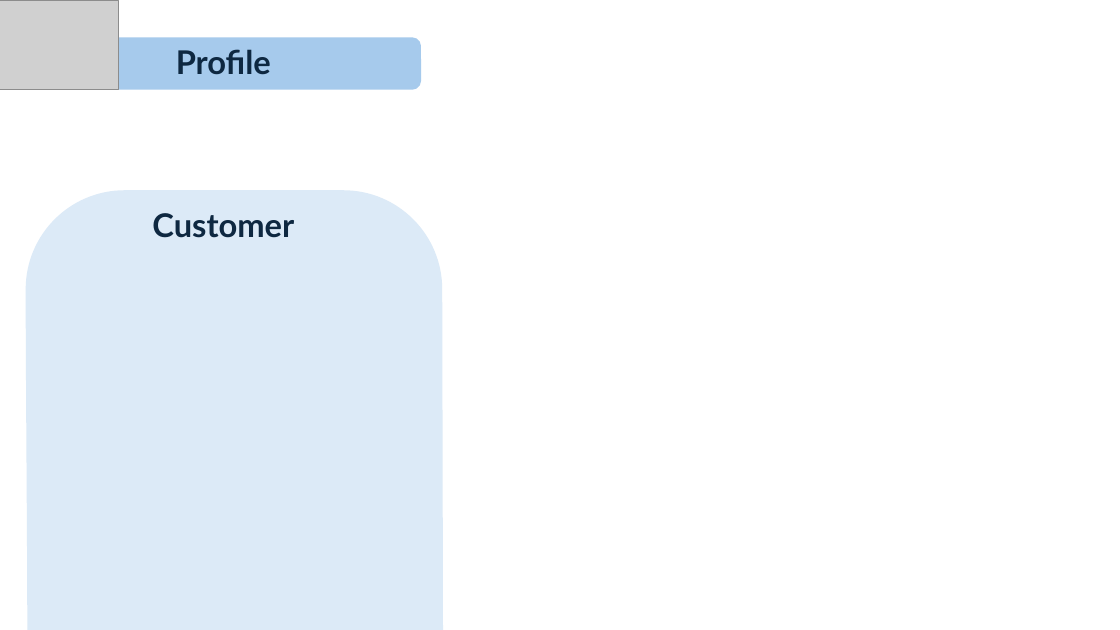
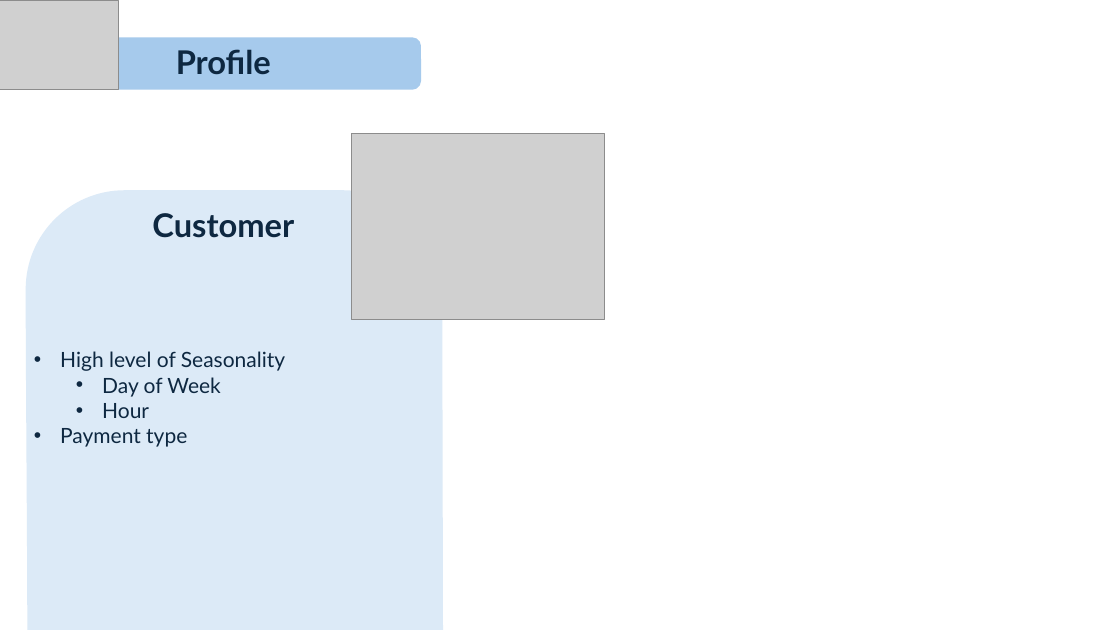
Before and after one commit to couch2coders/HospitalRetail, a slide deck: slide 8 of Output/prez.pptx. Drawn at 1120x630 pixels with LibreOffice and Linux fonts; fonts in the diff are those of the drawing; grey boxes stand for pictures. Boxes give left, top, right and bottom in pixels: in the first picture for what was removed or moved away, otherwise in the second. Text is boxed around its words. In the diff, an @@ line names an element or a change of style, - is before the commit and + after.

```diff
--- a/Output/prez.pptx
+++ b/Output/prez.pptx
@@ picture added at [351, 134, 604, 320] @@
@@ text in freeform shape at [60, 351, 285, 447]: text added @@
+• High level of Seasonality
+  • Day of Week
+  • Hour
+• Payment type
```
Also in this commit, not shown: 5 other slides changed, 11 other files.
